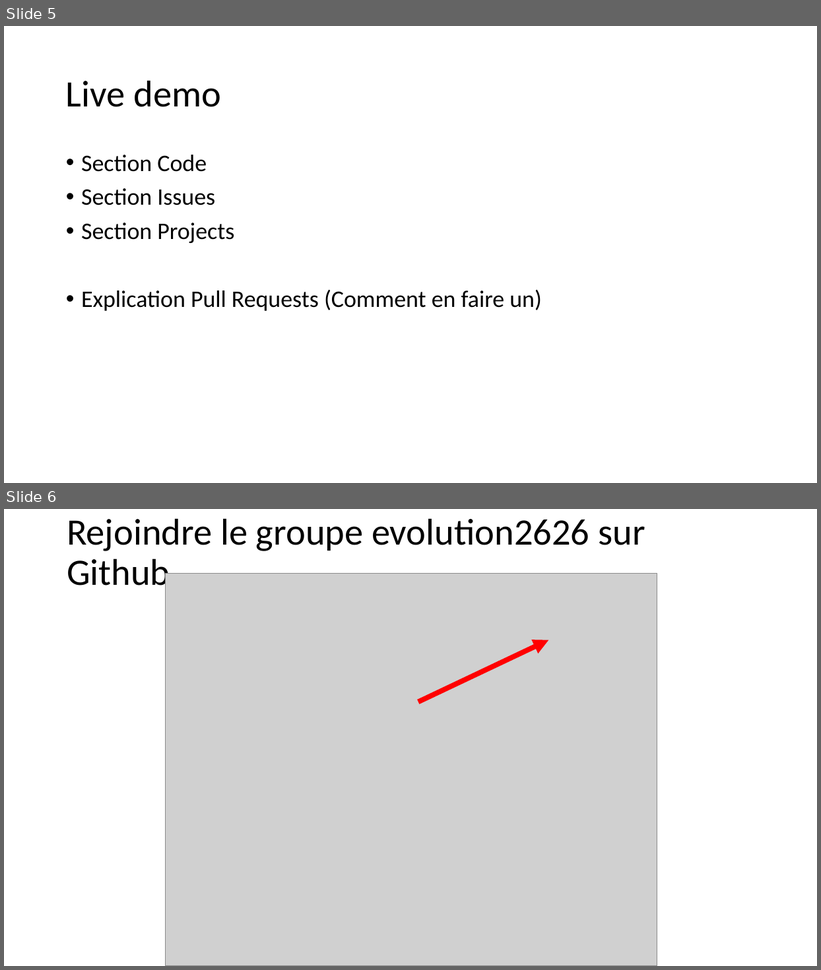
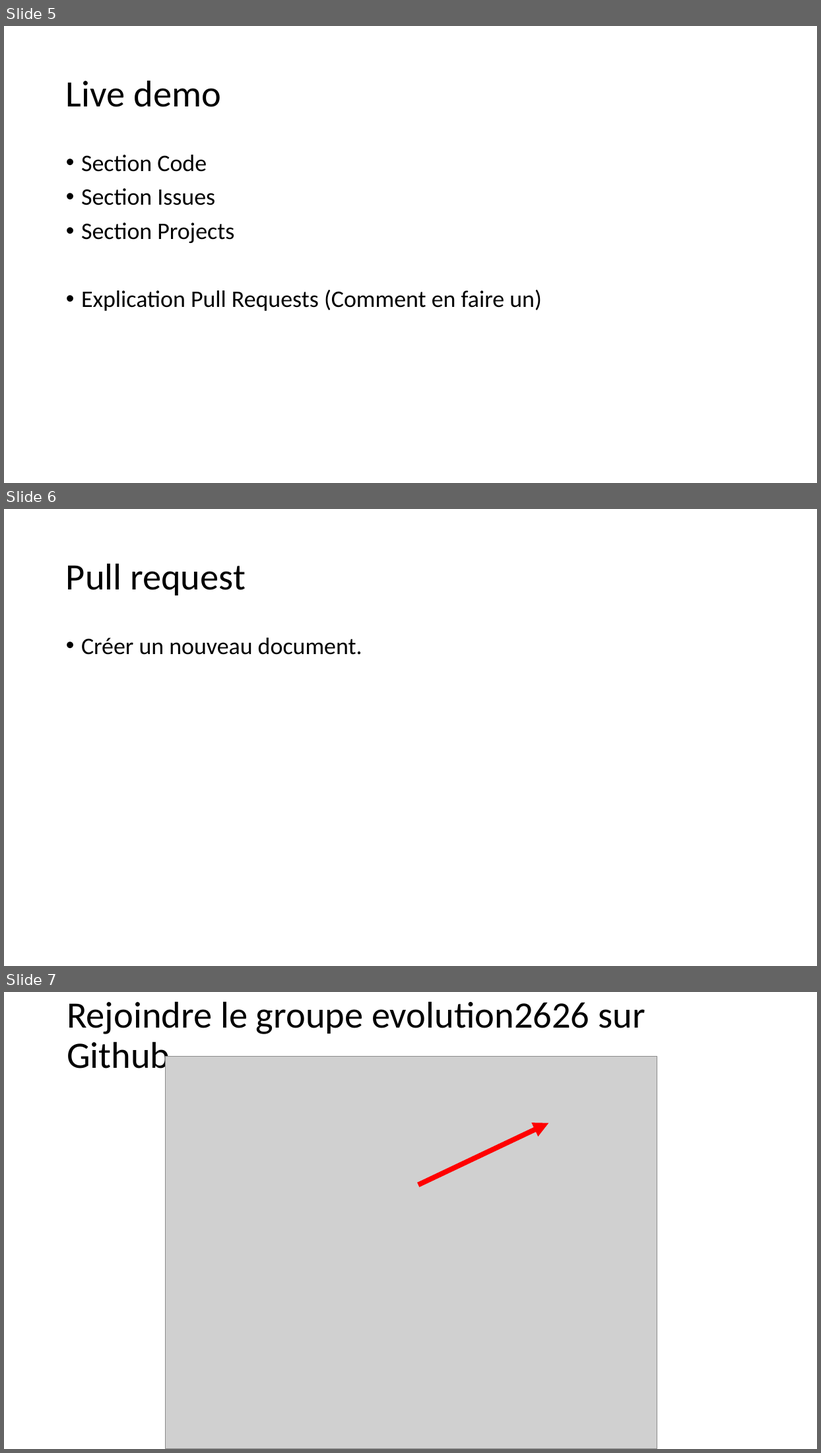
Before and after one commit to Evolution2626/Formation-Github, a slide deck: Formation Github.pptx. Shown one above the other, each under a label of ours: slides 5 and 6 before the commit, slides 5, 6 and 7 after it. The pictures are 821x970 and 821x1453 pixels, drawn with LibreOffice and Linux fonts; fonts in the diff are those of the drawing; grey boxes stand for pictures. Boxes give left, top, right and bottom in pixels: in the first picture for what was removed or moved away, otherwise in the second. Text is boxed around its words. In the diff, an @@ line names an element or a change of style, - is before the commit and + after.

Commit message:
update powerpoint

```diff
--- a/Formation Github.pptx
+++ b/Formation Github.pptx
@@ slide 6 added at (4,509,817,966), background #FFFFFF @@
@@ title added at (66,563,246,595), 44 pt, text #000000 @@
+Pull request
@@ text added at (81,638,362,655), 28 pt, text #000000 @@
+• Créer un nouveau document.
@@ what was slide 6 is now slide 7 @@
```
Also in this commit, not shown: 5 other slides added.
